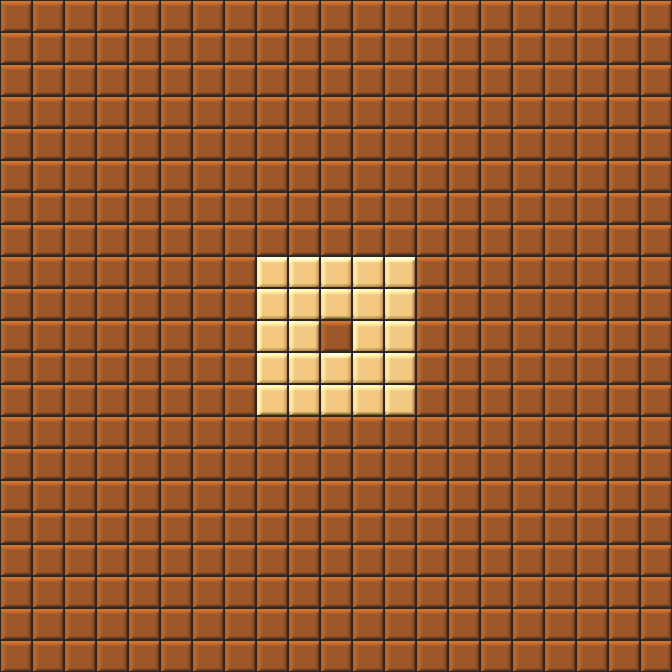
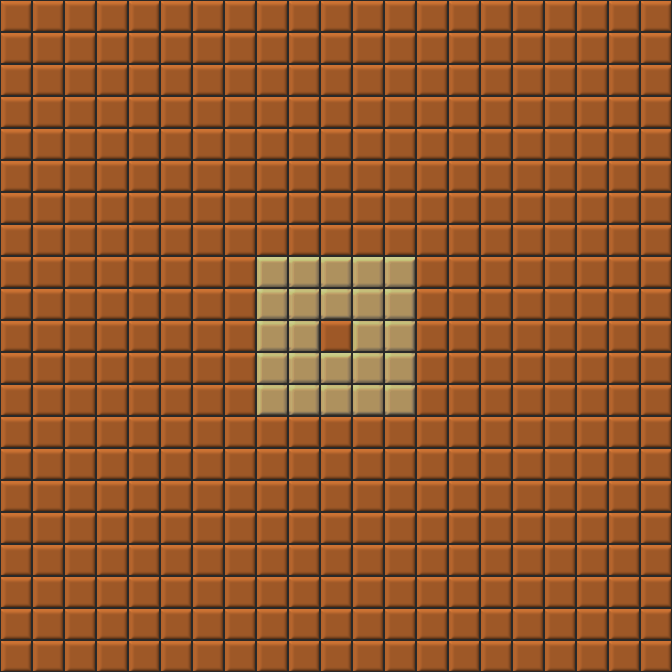
Two versions of the same layered image (672 x 672). Layer-by-layer changes:
painted on "Pasted Layer#1" over 257, 257, 415, 415
